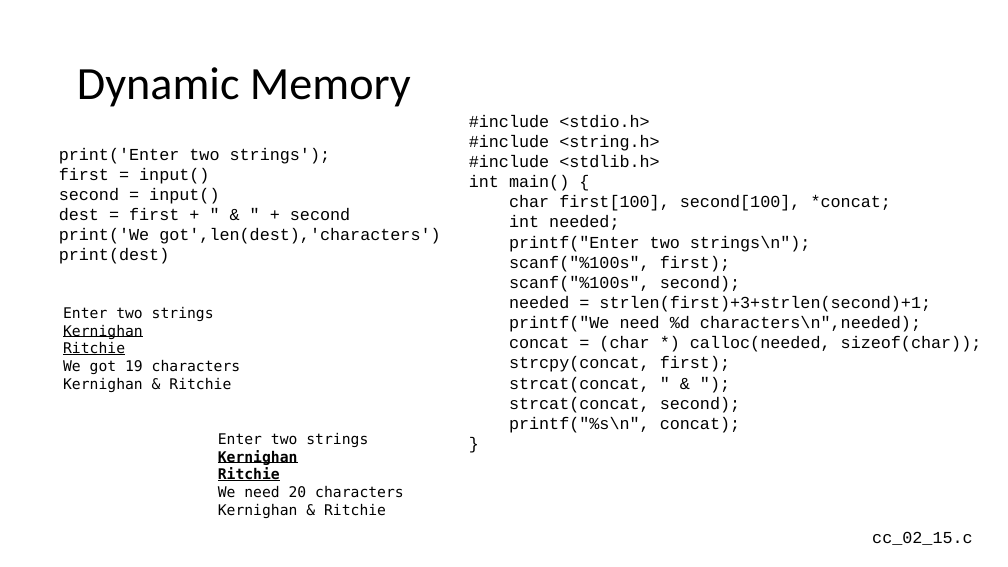
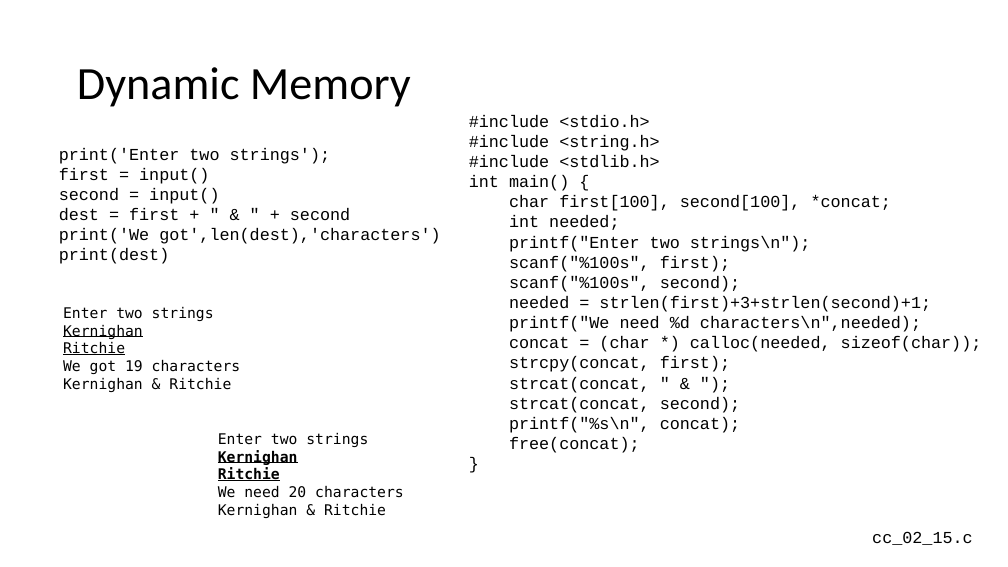
Before and after one commit to csev/cc4e, a slide deck: slide 26 of lectures/CC-02-Python.pptx. Drawn at 1008x567 pixels with LibreOffice and Linux fonts; fonts in the diff are those of the drawing. Boxes give left, top, right and bottom in pixels: in the first picture for what was removed or moved away, otherwise in the second. Text is boxed around its words. In the diff, an @@ line names an element or a change of style, - is before the commit and + after.

```diff
--- a/lectures/CC-02-Python.pptx
+++ b/lectures/CC-02-Python.pptx
@@ text at box(509, 437, 640, 453): paragraph added @@
+free(concat);
```
Also in this commit, not shown: 1 other slide changed, 1 other file.
